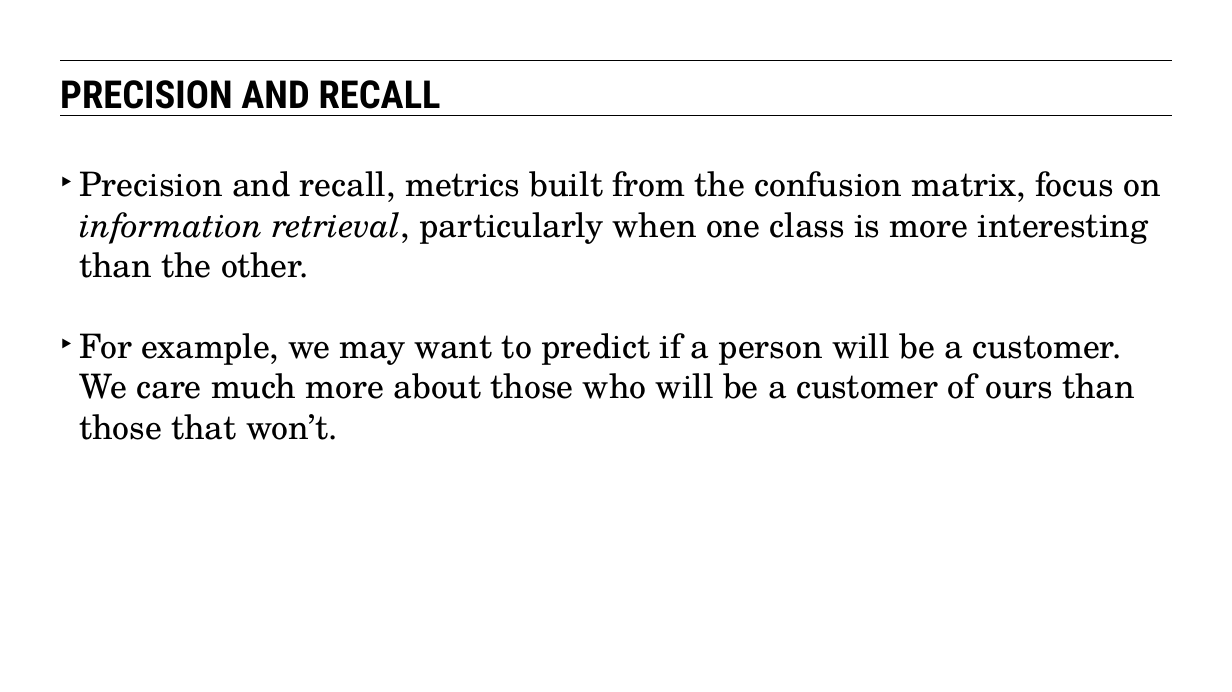
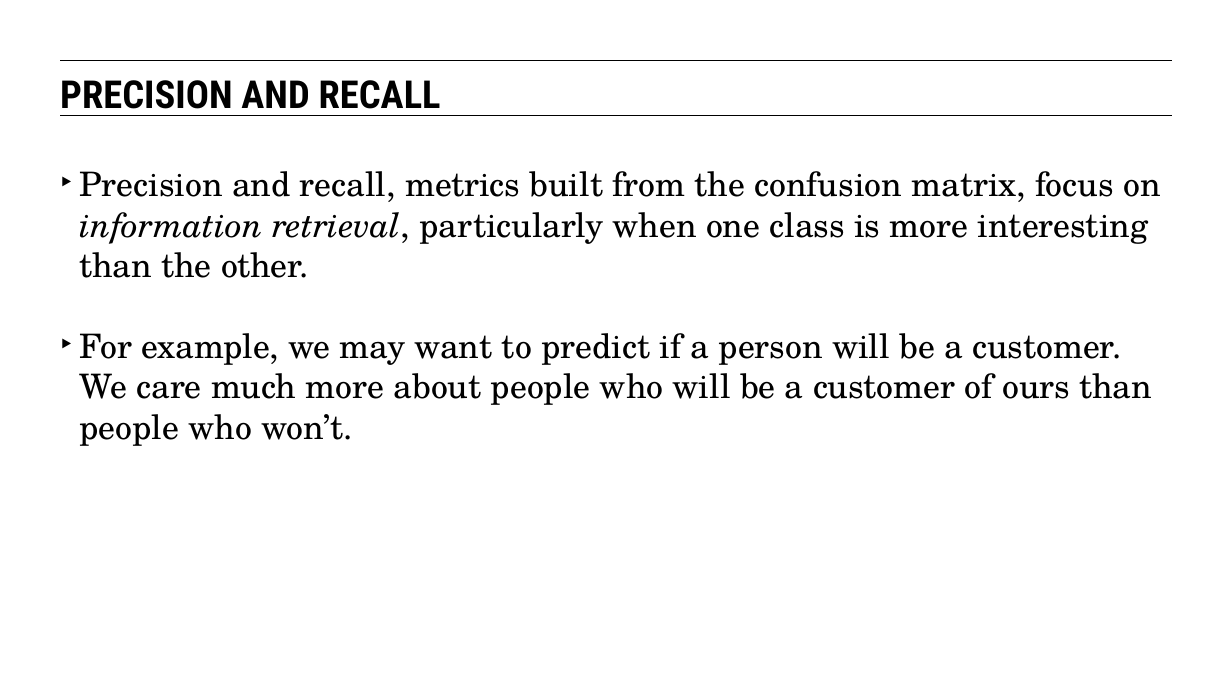
Before and after one commit to eflautt/ga-data-science, a slide deck: slide 19 of lessons/lesson-10/10-communicating-results.pptx (slide 18 before the commit). Drawn at 1232x692 pixels with LibreOffice and Linux fonts; fonts in the diff are those of the drawing. Boxes give left, top, right and bottom in pixels: in the first picture for what was removed or moved away, otherwise in the second. Text is boxed around its words. In the diff, an @@ line names an element or a change of style, - is before the commit and + after.

```diff
--- a/lessons/lesson-10/10-communicating-results.pptx
+++ b/lessons/lesson-10/10-communicating-results.pptx
@@ text at bbox=[79, 333, 1152, 446]: text changed @@
-‣ For example, we may want to predict if a person will be a customer. We care much more about those who will be a customer of ours than those that won’t.
+‣ For example, we may want to predict if a person will be a customer. We care much more about people who will be a customer of ours than people who won’t.
```
Also in this commit, not shown: 21 other slides changed, 3 slides added, 1 slide removed.
